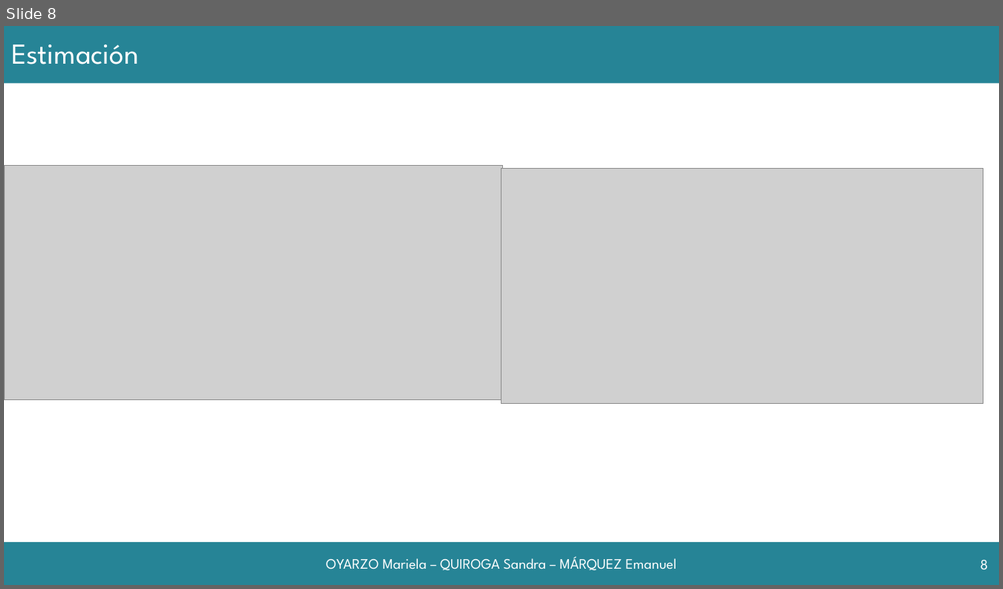
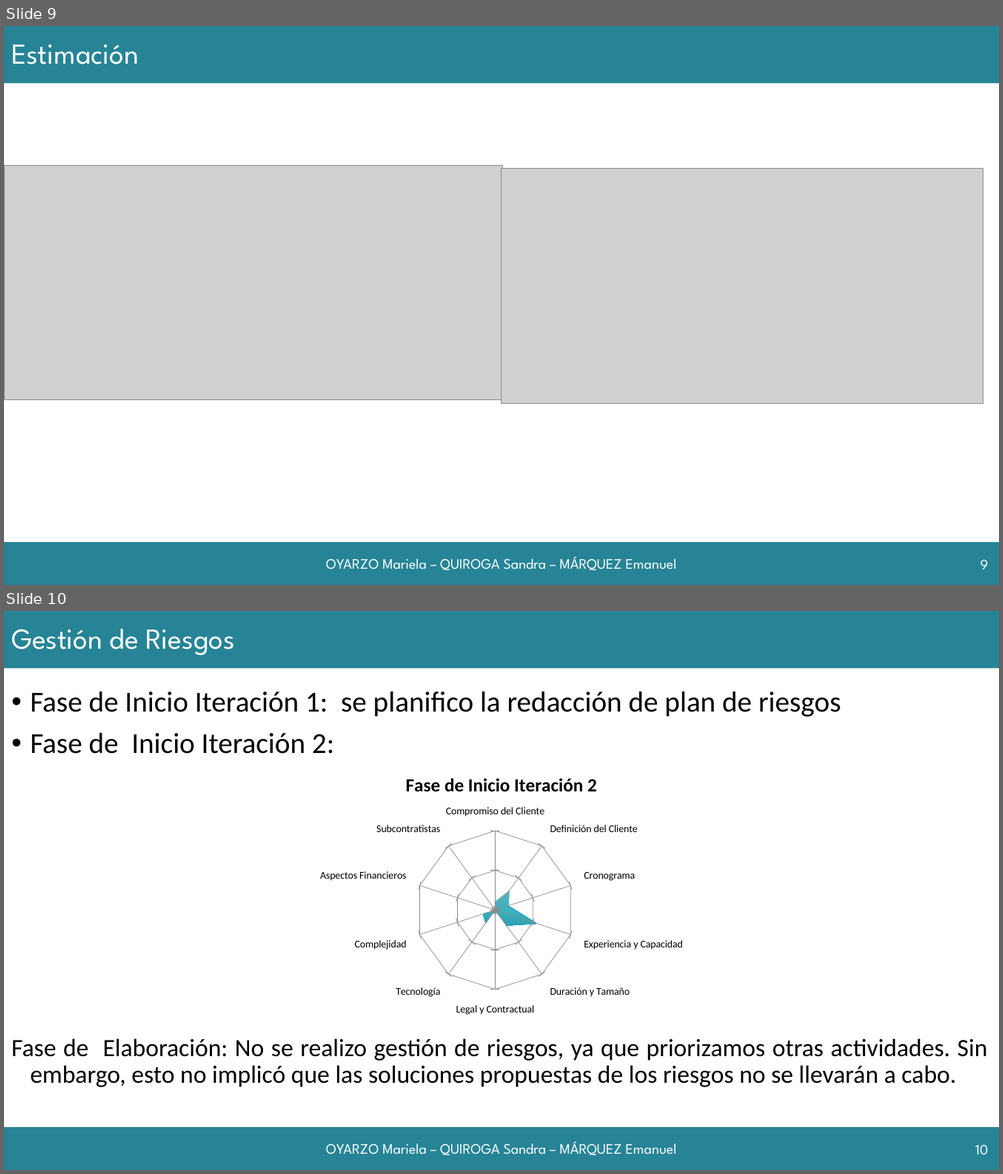
Before and after one commit to grupoyenu/yenu, a slide deck: 08. Presentaciones/Presentación 11.pptx. Shown one above the other, each under a label of ours: slide 8 before the commit, slides 9 and 10 after it. The pictures are 1003x589 and 1003x1174 pixels, drawn with LibreOffice and Linux fonts; fonts in the diff are those of the drawing; grey boxes stand for pictures; background and template pictures are left out. Boxes give left, top, right and bottom in pixels: in the first picture for what was removed or moved away, otherwise in the second. Text is boxed around its words. In the diff, an @@ line names an element or a change of style, - is before the commit and + after.

```diff
--- a/08. Presentaciones/Presentación 11.pptx
+++ b/08. Presentaciones/Presentación 11.pptx
@@ slide 10 added at box(4, 611, 999, 1170), background #FFFFFF; not listed: 2 template elements that a slide beside it also shows @@
@@ title added at box(11, 629, 235, 655), 28 pt, text #FFFFFF @@
+Gestión de Riesgos
@@ text added at box(11, 691, 987, 1088), 24 pt, text #000000 @@
+• Fase de Inicio Iteración 1: se planifico la redacción de plan de riesgos
+• Fase de Inicio Iteración 2:
+Fase de Elaboración: No se realizo gestión de riesgos, ya que priorizamos otras actividades. Sin embargo, esto no implicó que las soluciones propuestas de los riesgos no se llevarán a cabo.
@@ radar filled chart added at box(282, 761, 721, 1021) @@
+title "Fase de Inicio Iteración 2"
+categories: Compromiso del Cliente, Definición del Cliente, Cronograma, Experiencia y Capacidad, Duración y Tamaño, Legal y Contractual, Tecnología, Complejidad, Aspectos Financieros, Subcontratistas
+Series 1: 18, 55, 32, 100, 44, 0, 36, 29, 0, 0
@@ text added at box(326, 1142, 677, 1156), 14 pt, text #FFFFFF @@
+OYARZO Mariela – QUIROGA Sandra – MÁRQUEZ Emanuel
@@ page number added at box(975, 1145, 987, 1155), 14 pt, text #FFFFFF @@
+10
@@ what was slide 8 is now slide 9 @@
@@ page number at box(980, 560, 988, 570): text changed @@
-8
+9
```
Also in this commit, not shown: 1 slide changed, 2 other slides added.
